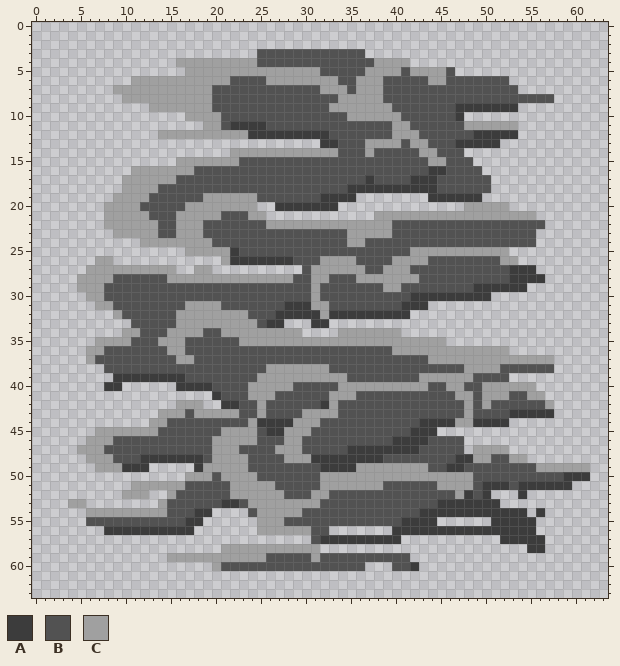
Edited in one commit: pixel-art sprite (Images/Smoke.png). That is the earlier state.
The file is 64x64 pixels.
Palette (. is transparent): A #3c3c3c  B #525252  C #a0a0a0
After:
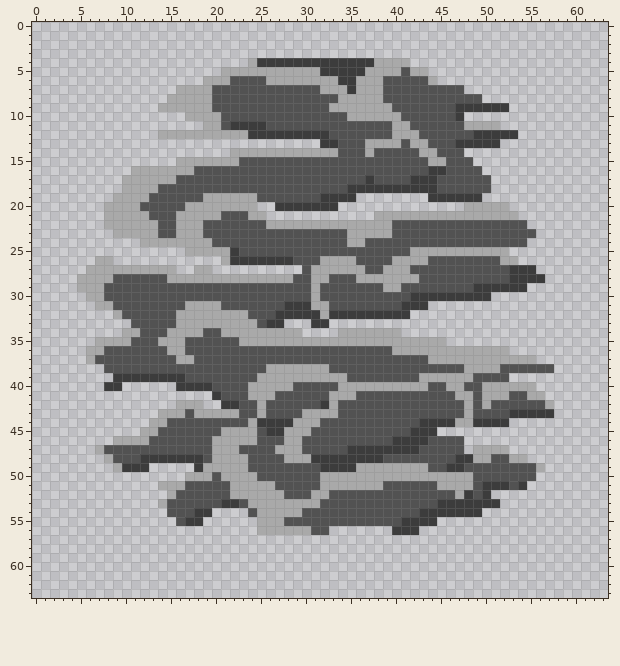
From old to new:
@@ palette @@
-C #a0a0a0
+C #a9a9a9
@@ x 0..63 @@
  2 ................................................................
- 3 .........................BBBBBBBBBBBB...........................
- 4 ................CCCCCCCCCBBBBBBBBBBBBBCCCC......................
- 5 .................CCCCCCCCCCCCCCCBBBBBCCCCBCCCCB.................
- 6 ...........CCCCCCCCCCCBBBBCCCCCCCCBBCCCBBBBBCCBBBBBBB...........
- 7 .........CCCCCCCCCCCBBBBBBBBBBBBCCCBCCCBBBBBBBBBBBBBBB..........
- 8 ..........CCCCCCCCCCBBBBBBBBBBBBBBCCCCCBBBBBBBBBBBBBBBBBBB......
- 9 .............CCCCCCCBBBBBBBBBBBBBCCCCCCCBBBBBBBAAAAAAA..........
+ 3 ................................................................
+ 4 ........................CAAAAAAAAAAAAACCCC......................
+ 5 .....................CCCCCCCCCCCAAAAACCCCBCC....................
+ 6 ...................CCCBBBBCCCCCCCCAACCCBBBBBC...................
+ 7 ................CCCCBBBBBBBBBBBBCCCACCCBBBBBBBBB................
+ 8 ...............CCCCCBBBBBBBBBBBBBBCCCCCBBBBBBBBBBB..............
+ 9 ..............CCCCCCBBBBBBBBBBBBBCCCCCCCBBBBBBBAAAAAA...........
 10 .................CCCCBBBBBBBBBBBBBBCCCCCCBBBBBBA................
-11 ...................CCBAAAABBBBBBBBBBBBBBCCBBBBBBCCCCCC..........
+11 ...................CCBAAAABBBBBBBBBBBBBBCCBBBBBBCCCC............
 12 ..............CCCCCCCCCCAAAAAAAAABBBBBBBCCCBBBBBBAAAAA..........
@@ x 52..58 @@
 20 C......
-21 CCCC...
-22 BBBBB..
+21 CC.....
+22 BBB....
 23 BBBB...
-24 BBBB...
+24 BBB....
 25 C......
@@ x 54..59 @@
 36 ......
-37 CCCC..
+37 CC....
 38 BBBB..
@@ x 0..63 @@
 44 .............CCBBBBBBBBBCAAAACCCBBBBBBBBBBBAAAACCAAAA...........
-45 .......CCCCCCCBBBBBBBCCCCBAACCCBBBBBBBBBBBAAA...................
-46 ......CCCBBBBBBBBBBBCCCCCBBBCCBBBBBBBBBBAAAABBBB................
-47 .....CCCBBBBBBBBBBBBCCCBBBBCCCBBBBBAAAAAAAABBBBB.CCCC...........
-48 ......CCCBBBAAAAAAABCCCCBBBBCCCAAAAAAAABBBBBBBBAACCBBCC.........
-49 .......CCCAAA.....ACCCCCBBBBBBBBAAAACCCCCCCCBBAABBBBBBBBCCCCCC..
-50 .................CCCBCCCCBBBBBBBCCCCCCCCCCCCCCCCCBBBBBBBBBBAAA..
-51 ...........CCCCCCBBBBBCCCCCBBBBBCCCCCCCBBBBBBCCCCBAAABAAAAAA....
-52 ..........CCC..CBBBBBBCCCCCCBBBCCBBBBBBBBBBBBBBCABA...A.........
-53 ....CC........CBBBBBBAABCCCCCCCCBBBBBBBBBBBBBAAAAAAA............
-54 ......CCCCCCCCCBBBAA....BCCCCCBBBBBBBBBBBBBAAAAAAAAAAAA.A.......
-55 ......BBBBBBBBBBBAA......CCCBBBBBBBBBBBBBAAAA......AAAAA........
-56 ........AAAAAAAAAA.......CCCCCCBB.......AAAAAAAAAAAAAAAA........
-57 ...............................BAAAAAAAAA...........AAAAA.......
-58 .....................CCCCCCCCCCC.......................AA.......
-59 ...............CCCCCCCCCCCBBBBBCBBBBBBBBBB......................
-60 ....................CBBBBBBBBBBBBBBBB...BBA.....................
+45 ............CCBBBBBBBCCCCBAACCCBBBBBBBBBBBAAA...................
+46 .........CCCCBBBBBBBCCCCCBBBCCBBBBBBBBBBAAAABBBB................
+47 .......CBBBBBBBBBBBBCCCBBBBCCCBBBBBAAAAAAAABBBBB.CCCC...........
+48 ........CBBBAAAAAAABCCCCBBBBCCCAAAAAAAABBBBBBBBAACCBBCC.........
+49 .........CAAA.....ACCCCCBBBBBBBBAAAACCCCCCCCBBAABBBBBBBBC.......
+50 .................CCCBCCCCBBBBBBBCCCCCCCCCCCCCCCCCBBBBBBB........
+51 ..............CCCBBBBBCCCCCBBBBBCCCCCCCBBBBBBCCCCBAAABA.........
+52 ...............CBBBBBBCCCCCCBBBCCBBBBBBBBBBBBBBCABA.............
+53 ..............CBBBBBBAABCCCCCCCCBBBBBBBBBBBBBAAAAAAA............
+54 ...............BBBAA....BCCCCCBBBBBBBBBBBBBAAAAAAA..............
+55 ................BAA......CCCBBBBBBBBBBBBBAAAA...................
+56 .........................CCCCCCBB.......AAA.....................
+57 ................................................................
+58 ................................................................
+59 ................................................................
+60 ................................................................
 61 ................................................................
Pixel boxes of the changes (left, top, right, bottom) in both pictures:
changed: (68, 49, 590, 571)
